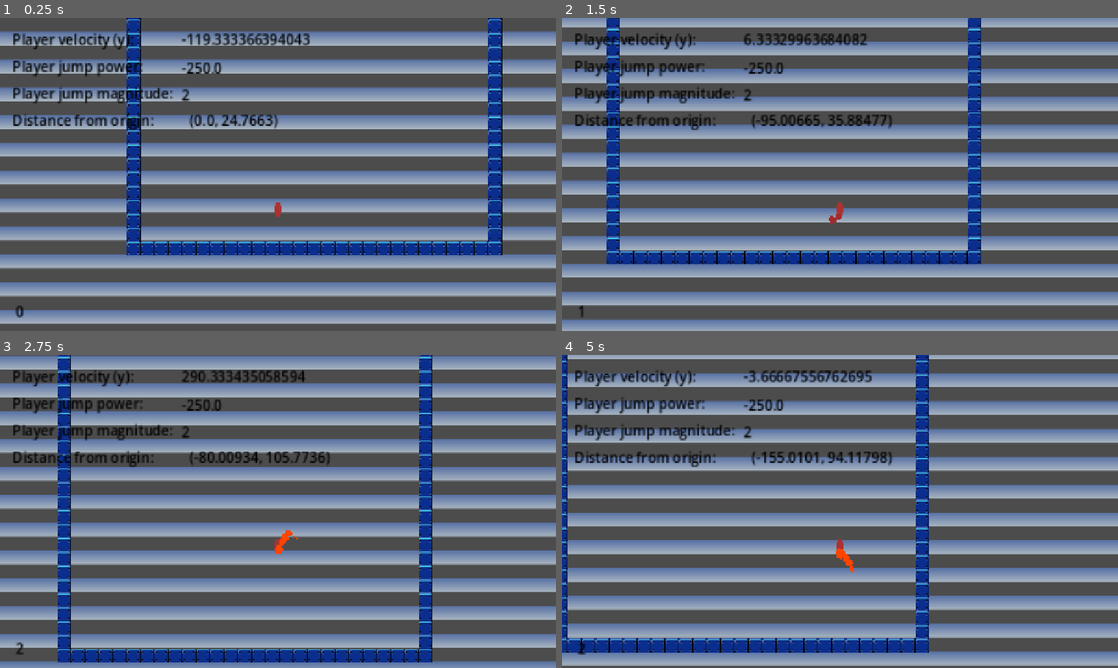
Above: before the commit, frames 1-4 (two rows, left to right).
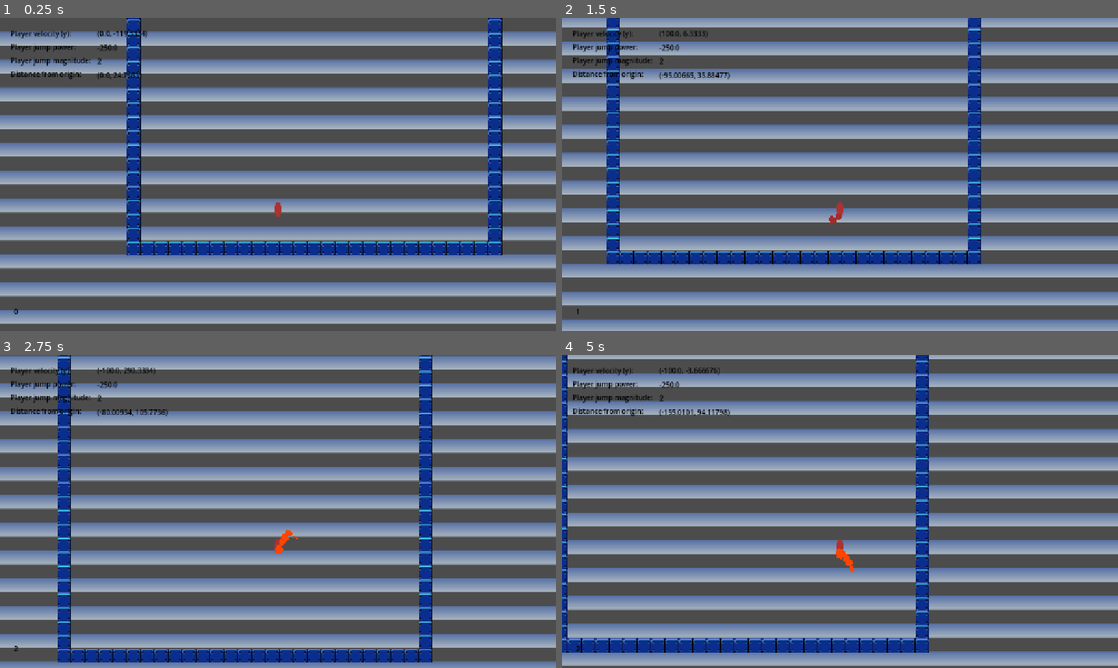
Above: after the commit, the same moments.

Repository: 20lux/gds5_prototype
Game: Godot game, scene res://scenes/levels/prototype_level.tscn
Same seed, same stepped clock (60 frames per second), same inputs: the game is played once before the commit and once after it. A sky picture missing from this copy of the repository is replaced by a grey-blue gradient.
Inputs:
- Up to frame 1 (0.25 s): no input
- Up to frame 2 (1.5 s): hold Space (jump) 0.53-1.28 s; hold Right (right) from 0.53 s (still down); tap Space (jump) at 1.35 s
- Up to frame 3 (2.75 s): tap Space (jump) at 1.52, 1.82 s; release Right (right) at 2.03 s; hold Left (left) from 2.03 s (still down); hold Space (jump) from 2.03 s (still down)
- Up to frame 4 (5 s): release Left (left) at 2.78 s; release Space (jump) at 2.78 s; hold Right (right) 2.78-4.28 s; tap Space (jump) at 2.85, 3.02, 3.32, 4.35, 4.52, 4.82 s; hold Space (jump) 3.53-4.28 s; hold Left (left) from 4.28 s (still down)

The runs differ from the first frame. In frame 1, 4.0% of the frame differs, in the area x 2-56%, y 4-96%; in frame 2, 3.7%; in frame 3, 3.4%; in frame 4, 4.0%, in the area x 2-60%, y 4-96%.

Commit message:
updated bounce platform to reset jump num value

Diff:
--- a/scenes/levels/prototype_level.tscn
+++ b/scenes/levels/prototype_level.tscn
@@ -9,6 +9,7 @@
 [ext_resource type="PackedScene" uid="uid://cs3wyox30dwg7" path="res://scenes/bouncing_platform.tscn" id="7_av42w"]
 [ext_resource type="AudioStream" uid="uid://d2xhhvgik1285" path="res://audio/flowerbed_fields.ogg" id="8_js2ys"]
 [ext_resource type="PackedScene" uid="uid://q4lgf0x3wypx" path="res://scenes/pause_menu.tscn" id="9_cx7x2"]
+[ext_resource type="PackedScene" uid="uid://cd4klrcpb1bdg" path="res://scenes/player/Debug.tscn" id="9_w2f51"]
 
 [sub_resource type="TileSetAtlasSource" id="TileSetAtlasSource_hg8qc"]
 texture = ExtResource("2_bls32")
@@ -252,6 +253,9 @@
 [node name="CanvasLayer" type="CanvasLayer" parent="." unique_id=86649483]
 
 [node name="PauseMenu" parent="CanvasLayer" unique_id=909740561 instance=ExtResource("9_cx7x2")]
+
+[node name="Debug" parent="CanvasLayer" unique_id=1070373410 node_paths=PackedStringArray("player") instance=ExtResource("9_w2f51")]
+player = NodePath("../../Player")
 
 [node name="AudioStreamPlayer" type="AudioStreamPlayer" parent="CanvasLayer" unique_id=1747603258]
 stream = ExtResource("8_js2ys")
--- /dev/null
+++ b/scenes/player/Debug.tscn
@@ -0,0 +1,88 @@
+[gd_scene format=3 uid="uid://cd4klrcpb1bdg"]
+
+[ext_resource type="Script" uid="uid://dag1w2k4t7xse" path="res://scripts/debug.gd" id="1_i0jw4"]
+
+[sub_resource type="LabelSettings" id="LabelSettings_dovo2"]
+font_color = Color(0, 0, 0, 1)
+
+[node name="Control" type="Control" unique_id=1070373410]
+layout_mode = 3
+anchors_preset = 0
+offset_right = 40.0
+offset_bottom = 40.0
+script = ExtResource("1_i0jw4")
+
+[node name="Label_playervelocity" type="Label" parent="." unique_id=1106075843]
+layout_mode = 0
+offset_left = 24.0
+offset_top = 24.0
+offset_right = 164.0
+offset_bottom = 47.0
+text = "Player velocity (y):"
+label_settings = SubResource("LabelSettings_dovo2")
+
+[node name="playervelocity" type="Label" parent="Label_playervelocity" unique_id=1480652289]
+layout_mode = 0
+offset_left = 200.0
+offset_right = 340.0
+offset_bottom = 23.0
+label_settings = SubResource("LabelSettings_dovo2")
+
+[node name="Label_playerjumppower" type="Label" parent="." unique_id=361385463]
+layout_mode = 0
+offset_left = 24.0
+offset_top = 55.0
+offset_right = 174.0
+offset_bottom = 78.0
+text = "Player jump power:"
+label_settings = SubResource("LabelSettings_dovo2")
+
+[node name="playerjumppower" type="Label" parent="Label_playerjumppower" unique_id=505006268]
+layout_mode = 0
+offset_left = 200.0
+offset_top = 2.0
+offset_right = 340.0
+offset_bottom = 25.0
+label_settings = SubResource("LabelSettings_dovo2")
+
+[node name="Label_playerjumpmagnitude" type="Label" parent="." unique_id=1394347671]
+layout_mode = 0
+offset_left = 24.0
+offset_top = 86.0
+offset_right = 209.0
+offset_bottom = 109.0
+text = "Player jump magnitude:"
+label_settings = SubResource("LabelSettings_dovo2")
+
+[node name="playerjumpmagnitude" type="Label" parent="Label_playerjumpmagnitude" unique_id=121460119]
+layout_mode = 0
+offset_left = 200.0
+offset_top = 2.0
+offset_right = 340.0
+offset_bottom = 25.0
+label_settings = SubResource("LabelSettings_dovo2")
+
+[node name="Label_distancefromorigin" type="Label" parent="." unique_id=1708499943]
+layout_mode = 0
+offset_left = 24.0
+offset_top = 117.0
+offset_right = 191.0
+offset_bottom = 140.0
+text = "Distance from origin: "
+label_settings = SubResource("LabelSettings_dovo2")
+
+[node name="distancefromorigin" type="Label" parent="Label_distancefromorigin" unique_id=534165925]
+layout_mode = 0
+offset_left = 200.0
+offset_top = 3.0
+offset_right = 240.0
+offset_bottom = 26.0
+label_settings = SubResource("LabelSettings_dovo2")
+
+[node name="jumpnum" type="Label" parent="." unique_id=1790284853]
+layout_mode = 0
+offset_left = 32.0
+offset_top = 664.0
+offset_right = 72.0
+offset_bottom = 687.0
+label_settings = SubResource("LabelSettings_dovo2")
--- a/scenes/player/player.tscn
+++ b/scenes/player/player.tscn
@@ -5,9 +5,6 @@
 [ext_resource type="Script" uid="uid://cfwoxhejrlh7o" path="res://scripts/animator.gd" id="2_gmlin"]
 [ext_resource type="AudioStream" uid="uid://dk7v3j3b27u6w" path="res://audio/SoundJump1.wav" id="4_p47bc"]
 [ext_resource type="Texture2D" uid="uid://b3cympit1ht1n" path="res://assets/orangeCloud4.png" id="5_p47bc"]
-
-[sub_resource type="LabelSettings" id="LabelSettings_dovo2"]
-font_color = Color(0, 0, 0, 1)
 
 [sub_resource type="Animation" id="Animation_gmlin"]
 length = 0.001
@@ -108,86 +105,6 @@
 position = Vector2(0, -40)
 zoom = Vector2(2, 2)
 
-[node name="Control" type="Control" parent="." unique_id=1118865473]
-layout_mode = 3
-anchors_preset = 0
-offset_right = 40.0
-offset_bottom = 40.0
-
-[node name="Label_playervelocity" type="Label" parent="Control" unique_id=1639659230]
-layout_mode = 0
-offset_left = -306.0
-offset_top = -207.0
-offset_right = -166.0
-offset_bottom = -184.0
-text = "Player velocity (y):"
-label_settings = SubResource("LabelSettings_dovo2")
-
-[node name="playervelocity" type="Label" parent="Control/Label_playervelocity" unique_id=600633642]
-layout_mode = 0
-offset_left = 195.0
-offset_right = 335.0
-offset_bottom = 23.0
-label_settings = SubResource("LabelSettings_dovo2")
-
-[node name="Label_playerjumppower" type="Label" parent="Control" unique_id=1486398201]
-layout_mode = 0
-offset_left = -306.0
-offset_top = -176.0
-offset_right = -156.0
-offset_bottom = -153.0
-text = "Player jump power:"
-label_settings = SubResource("LabelSettings_dovo2")
-
-[node name="playerjumppower" type="Label" parent="Control/Label_playerjumppower" unique_id=630601617]
-layout_mode = 0
-offset_left = 195.0
-offset_top = 2.0
-offset_right = 335.0
-offset_bottom = 25.0
-label_settings = SubResource("LabelSettings_dovo2")
-
-[node name="Label_playerjumpmagnitude" type="Label" parent="Control" unique_id=1869561002]
-layout_mode = 0
-offset_left = -306.0
-offset_top = -145.0
-offset_right = -121.0
-offset_bottom = -122.0
-text = "Player jump magnitude:"
-label_settings = SubResource("LabelSettings_dovo2")
-
-[node name="playerjumpmagnitude" type="Label" parent="Control/Label_playerjumpmagnitude" unique_id=1965733762]
-layout_mode = 0
-offset_left = 195.0
-offset_top = 2.0
-offset_right = 335.0
-offset_bottom = 25.0
-label_settings = SubResource("LabelSettings_dovo2")
-
-[node name="Label_distancefromorigin" type="Label" parent="Control" unique_id=1675827396]
-layout_mode = 0
-offset_left = -306.0
-offset_top = -114.0
-offset_right = -139.0
-offset_bottom = -91.0
-text = "Distance from origin: "
-label_settings = SubResource("LabelSettings_dovo2")
-
-[node name="distancefromorigin" type="Label" parent="Control/Label_distancefromorigin" unique_id=423807838]
-layout_mode = 0
-offset_left = 204.0
-offset_right = 244.0
-offset_bottom = 23.0
-label_settings = SubResource("LabelSettings_dovo2")
-
-[node name="jumpnum" type="Label" parent="Control" unique_id=1498628961]
-layout_mode = 0
-offset_left = -302.0
-offset_top = 106.0
-offset_right = -262.0
-offset_bottom = 129.0
-label_settings = SubResource("LabelSettings_dovo2")
-
 [node name="Animator" type="Node2D" parent="." unique_id=287913775 node_paths=PackedStringArray("player", "animation_player", "sprite")]
 script = ExtResource("2_gmlin")
 player = NodePath("..")
--- a/scripts/bouncing_platform.gd
+++ b/scripts/bouncing_platform.gd
@@ -7,3 +7,4 @@
 	if "Player" in body.name:
 		animationPlayer.play("bounce")
 		body.velocity.y += bounceIntensity
+		body.jumpNum = 0
--- /dev/null
+++ b/scripts/debug.gd
@@ -0,0 +1,12 @@
+extends Control
+
+@export var player : Player
+
+@onready var originalPosition = player.global_position
+
+func debug_text() -> void:
+	$Label_playervelocity/playervelocity.text = str(player.velocity)
+	$Label_playerjumppower/playerjumppower.text = str(player.jump_power)
+	$Label_playerjumpmagnitude/playerjumpmagnitude.text = str(player.jump_magnitude)
+	$Label_distancefromorigin/distancefromorigin.text = str(originalPosition - player.global_position)
+	$jumpnum.text = str(player.jumpNum)
--- a/scripts/game_controller.gd
+++ b/scripts/game_controller.gd
@@ -5,3 +5,6 @@
 func _process(delta: float) -> void:
 	if !audioPlayer.playing:
 		audioPlayer.play()
+
+	#Debug layer
+	$CanvasLayer/Debug.debug_text()
--- a/scripts/player.gd
+++ b/scripts/player.gd
@@ -5,15 +5,8 @@
 @export var jump_power = -300.0
 @export var jump_magnitude = 2
 @export var originalPosition : Vector2
-@export var currentPosition: Vector2
-@export var jet_particles : CPUParticles2D
-
-var playerVelocity : Label
-var playerJumpPower: Label
-var playerJumpMagnitude : Label
-var distanceFromOrigin: Label
-var numOfJumps : Label
-
+var currentPosition: Vector2
+var jet_particles : CPUParticles2D
 var jumpLimit = 3
 var jumpNum = 0
 
@@ -23,15 +16,6 @@
 var gradient : Gradient
 
 @onready var audio_jump = $Animator/audio_jump
-
-func _ready() -> void:
-	playerVelocity = $Control/Label_playervelocity/playervelocity
-	playerJumpPower = $Control/Label_playerjumppower/playerjumppower
-	playerJumpMagnitude = $Control/Label_playerjumpmagnitude/playerjumpmagnitude
-	distanceFromOrigin = $Control/Label_distancefromorigin/distancefromorigin
-	originalPosition = $"../OriginalPosition".global_position
-	currentPosition = position
-	numOfJumps = $Control/jumpnum
 
 func _physics_process(delta: float) -> void:
 	clampf(velocity.y, minVelocity, maxVelocity)
@@ -76,11 +60,3 @@
 		velocity.x = move_toward(velocity.x, 0, speed)
 
 	move_and_slide()
-
-	# Debug
-	currentPosition = position
-	distanceFromOrigin.text = str(originalPosition - currentPosition)
-	playerVelocity.text = str(velocity.y)
-	playerJumpPower.text = str(jump_power)
-	playerJumpMagnitude.text = str(jump_magnitude)
-	numOfJumps.text = str(jumpNum)
Not shown: 2 places in scenes/levels/prototype_level.tscn that only renumber resources
Not shown, added: scripts/debug.gd.uid
